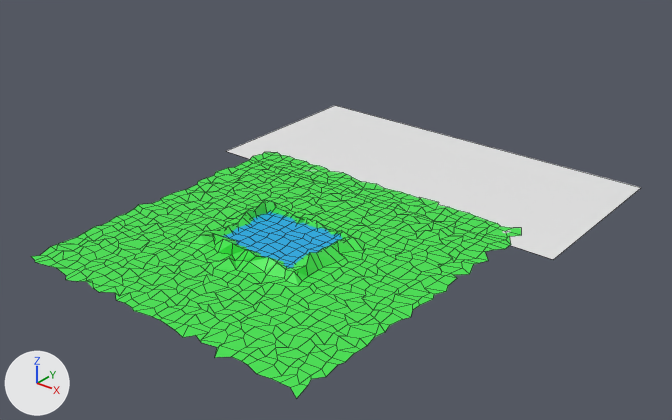
An edit to the Blender file assets/bg_env.blend, drawn before and after from the same camera.
One viewpoint serves both versions: a 50 mm camera at (80.1, -87.7, 62.7) aimed at (2.8, 8.8, 2.8). Lighting does not change. The marker at lower left points along +X, +Y and +Z. Mesh edges are drawn as thin lines.

The scene before the commit, as lines of its bpy script (objects in view):
```python
me_cube_001 = bpy.data.meshes.new('Cube.001')
me_cube_001.from_pydata(...)  # 162 vertices, 160 faces; spans x -1.06..1.05, y -1.05..1.07, z -1.08..1.09
me_cube_001.materials.append(mat_material_002)  # cyan #13aee7
me_plane_001 = bpy.data.meshes.new('Plane.001')
me_plane_001.from_pydata(...)  # 1089 vertices, 1024 faces; spans x -1.04..1.03, y -1.05..1.03, z -0.05..2.5
me_plane_001.materials.append(mat_material_001)  # green #43e74f
me_plane_002 = bpy.data.meshes.new('Plane.002')
me_plane_002.from_pydata([(-1.0, -1.0, 0.0), (1.0, -1.0, 0.0), (-1.0, 1.0, 0.0), (1.0, 1.0, 0.0)], [], [(0, 1, 3, 2)])
ob_cube = bpy.data.objects.new('Cube', me_cube_001)
ob_cube.location = (0.0, 0.0, -0.1)
ob_cube.scale = (7.72, 6.06, 1.0)
ob_floor = bpy.data.objects.new('Floor', me_plane_001)
ob_floor.location = (0.0, 0.0, 0.0)
ob_floor.scale = (25.0, 25.0, 1.0)
ob_plane = bpy.data.objects.new('Plane', me_plane_002)
ob_plane.location = (0.8, 35.4, 0.0)
ob_plane.scale = (31.9, 15.5, 1.0)
```
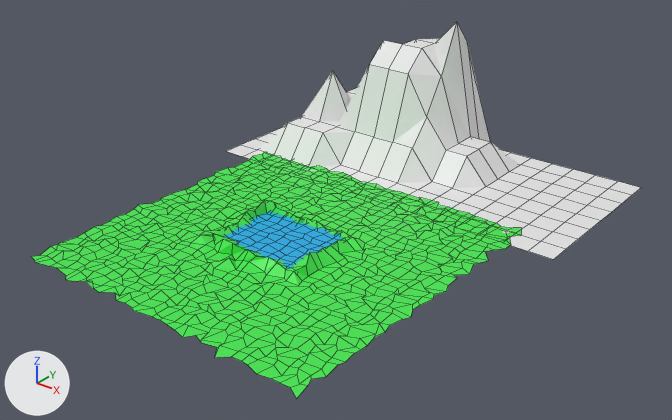
What changed in the scene script:
```text
Change me_plane_002:
    used by ob_plane; location = (0.8, 35.4, 0.0); scale = (31.9, 15.5, 1.0)
    remove me_plane_002.from_pydata(...)  # 4 vertices, 1 face; spans x -1.0..1.0, y -1.0..1.0, z 0.0
    add me_plane_002.from_pydata(...)  # 153 vertices, 128 faces; spans x -1.0..1.0, y -1.0..1.0, z 0.0..23.67
    me_plane_002 part 1
    1 face is deleted
    64 vertices are added at x -1.0..0.88, y -1.0..1.0, z 0.0..23.67
    50 new vertices lie (0.12, 0.0, 0.0) away from vertices in x -1.0..0.88, y -1.0..1.0, z 0.0..19.31
    13 new vertices lie (-0.13, 0.0, 0.0) away from vertices in x -0.5..0.88, y -1.0..1.0, z 0.0..10.97
    9 new vertices lie (0.12, 0.0, 0.0) away from vertices in x 0.5, y -1.0..1.0, z 0.0
    8 new vertices lie (0.0, -0.25, 0.0) away from vertices in x -0.75..0.88, y -0.75..1.0, z 0.0..19.31
    5 new vertices lie (0.0, 0.25, 0.0) away from vertices in x -0.75..0.88, y -0.75..0.75, z 0.0..4.96
    128 new faces join them
```

Where the change shows, as pixel boxes (x1, y1, x2, y2) in the pictures (672 x 420 px):
'Plane', reshaped (53% taller)
    before: (227, 105, 641, 260)
    after: (227, 22, 641, 260)
